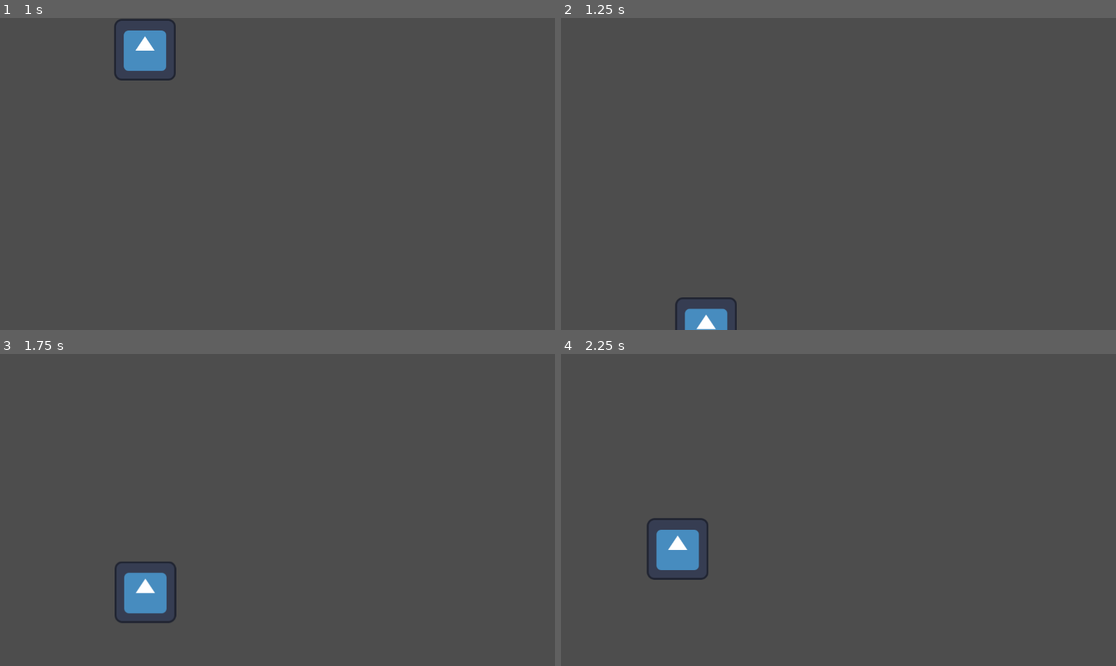
Above: before the commit, frames 1-4 (two rows, left to right).
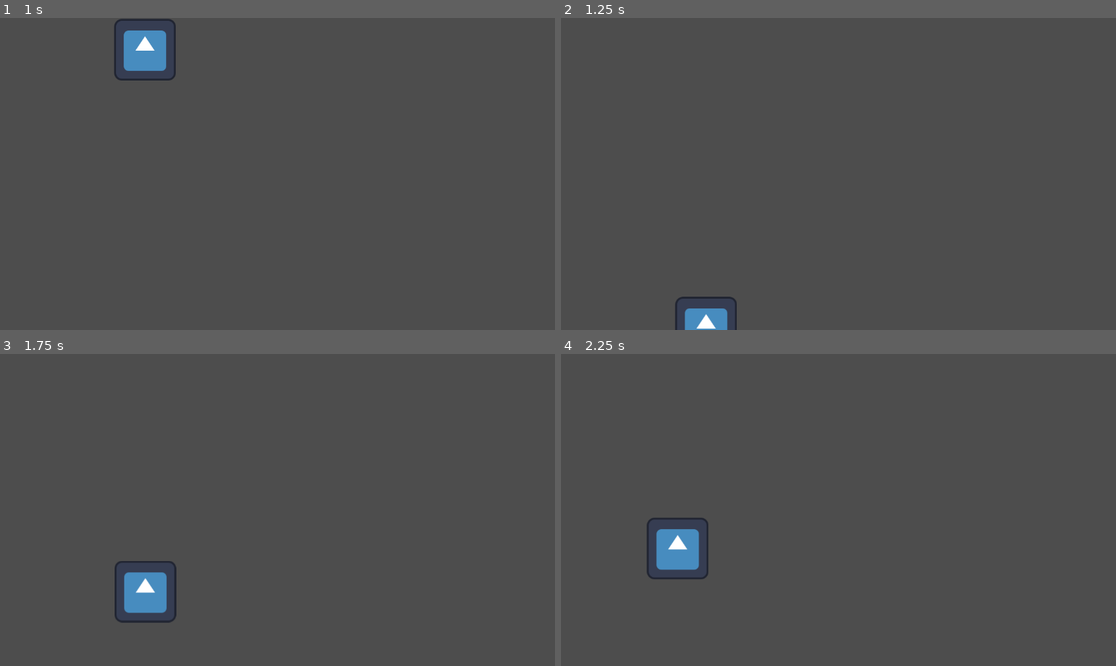
Above: after the commit, the same moments.

Repository: Mario-King-64/SunCreamer
Game: Godot game, scene res://Map/map.tscn
The game is run twice, just before and just after one commit, with the same random seed, the same clock (stepped at 60 frames per second) and the same inputs. The engine's default icon, where the game draws it, is replaced by a stand-in: a white triangle on a blue panel in a dark square.
Inputs:
- Up to frame 1 (1 s): tap Enter at 0.5 s; hold Up (up) from 0.53 s (still down)
- Up to frame 2 (1.25 s): keep holding Up (up)
- Up to frame 3 (1.75 s): keep holding Up (up)
- Up to frame 4 (2.25 s): release Up (up) at 2.03 s; hold Left (left) from 2.03 s (still down)

Frame 1 is identical in both runs. In frame 2, less than 0.1% of the frame differs, in the area x 21-31%, y 89-100%; in frame 3, 0.1%, in the area x 21-31%, y 66-84%; in frame 4, less than 0.1%.

Commit message:
Removed Test Files

Diff:
--- a/Bed/bed.tscn
+++ /dev/null
@@ -1,21 +0,0 @@
-[gd_scene load_steps=2 format=3 uid="uid://bswg3yq8nda31"]
-
-[ext_resource type="Texture2D" uid="uid://bgy7m8iobfwbw" path="res://icon.svg" id="1_434wb"]
-
-[node name="Bed" type="Node2D"]
-
-[node name="Bed" type="Sprite2D" parent="."]
-position = Vector2(1.00003, -9.5)
-scale = Vector2(1.28125, 2.44531)
-texture = ExtResource("1_434wb")
-
-[node name="Pillow1" type="Sprite2D" parent="."]
-position = Vector2(-39, -122)
-rotation = -0.120428
-scale = Vector2(0.578125, 0.40625)
-texture = ExtResource("1_434wb")
-
-[node name="Pillow2" type="Sprite2D" parent="."]
-position = Vector2(40, -122)
-scale = Vector2(0.625, 0.421875)
-texture = ExtResource("1_434wb")
--- a/Map/map.gd
+++ b/Map/map.gd
@@ -28,7 +28,7 @@
 		$Logo.pos.y = 0
 
 	if $Logo.position.y < 0:
-		$Logo.pos.y = 649
+		$Logo.pos.y = 648
 
 	if Input.is_action_pressed("left"):
 		$Logo.pos.x -= $Logo.speed * delta
